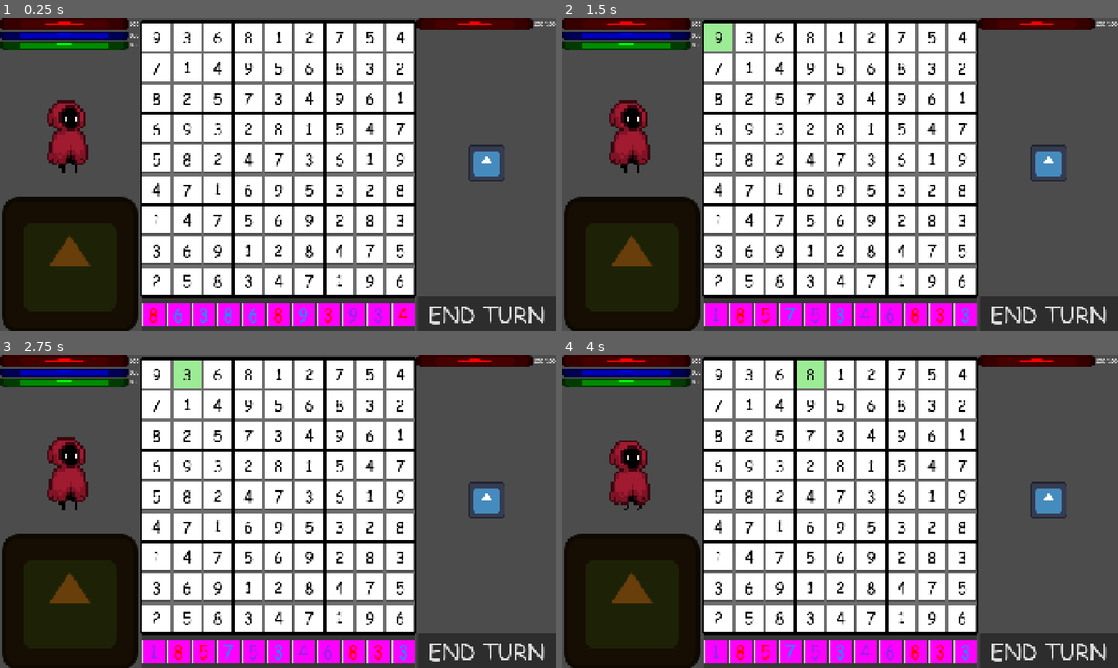
Above: before the commit, frames 1-4 (two rows, left to right).
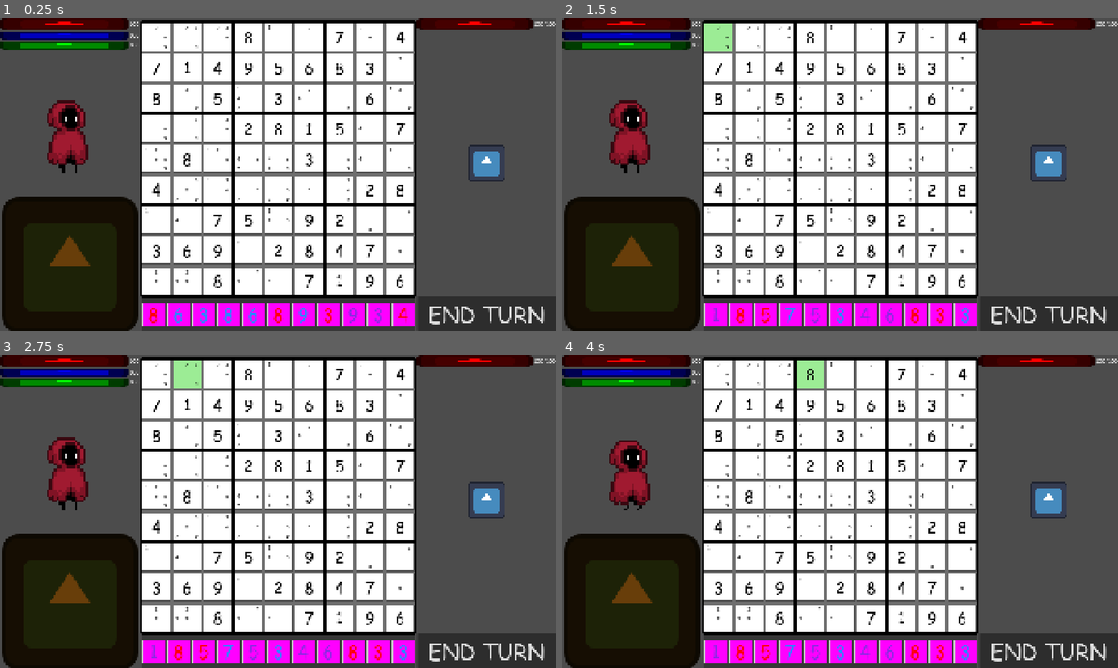
Above: after the commit, the same moments.

Repository: akm109/project_fortune
Game: Godot game, scene res://Scene/World/battle_ground.tscn
Two runs of this game, one before a commit and one after it. Both use one fixed random seed, a clock stepped at 60 frames per second and the inputs below. This scene is started directly instead of the project's main scene. The engine's default icon, where the game draws it, is replaced by a stand-in: a white triangle on a blue panel in a dark square.
Inputs:
- Up to frame 1 (0.25 s): no input
- Up to frame 2 (1.5 s): click "END TURN" at 0.5 s; click "1" at 1.25 s
- Up to frame 3 (2.75 s): click "1" at 2 s
- Up to frame 4 (4 s): click "1" at 2.75 s; click "1" at 3.5 s

The runs differ from the first frame. In frame 1, 1.4% of the frame differs, in the area x 26-74%, y 2-87%; in frame 2, 1.4%; in frame 3, 1.4%; in frame 4, 1.4%.

Commit message:
Nothhing

Diff:
--- a/AlgorithmX.gd
+++ b/AlgorithmX.gd
@@ -1,4 +1,9 @@
 extends Node
+
+
+func _ready() -> void:
+	pass
+
 
 
 func extract_intersects(rows, cols, base_row)-> Array:
@@ -24,6 +29,27 @@
 	if cols.is_empty():
 		return cover
 	else:
-		var m
-		var c
-		for subset in cols()
+		var c = find_min(cols)
+		for subset in cols:
+			cover.push_back(subset)
+			var buf_cols = extract_intersects(rows,cols,subset)
+			var s = algorithm_x(rows,cols,cover)
+
+			if s == []:
+				return s
+			restore_intersect(rows,cols,subset,buf_cols)
+			cover.pop_back()
+		return []
+
+
+func find_min(pong: Array[Array])-> int:
+	var index: int
+	var prev_counter: int = 0
+	for i in range(pong.size()):
+		var counter: int = 0
+		for j in range(pong[i].size()):
+			if pong[i][j] == 0:
+				counter +=1
+		if counter > prev_counter:
+			index = i
+	return index
--- a/Script/Singletone/global.gd
+++ b/Script/Singletone/global.gd
@@ -2,11 +2,12 @@
 
 
 var const_rocks: Array[Array]
-var bag_rocks: Array[Array]
+var bag_rocks: Array[Array] = []
 var types:Array[String]= ["attack","deffend","magic","special"]
 var hovered_cell: Cell
 var choosen_hint: int = -1
 var paint_mode: String = "none"
+var bag_is_empty: bool
 
 
 func _ready() -> void:
@@ -14,6 +15,8 @@
 		const_rocks = make_base_rock_set()
 		const_rocks.shuffle()
 	bag_rocks = const_rocks.duplicate(true)
+	if bag_rocks == []:
+		bag_is_empty = true
 
 
 func make_base_rock_set() -> Array[Array]:
--- a/Script/World/battle_ground.gd
+++ b/Script/World/battle_ground.gd
@@ -22,6 +22,8 @@
 	player.animation_player.play(&"idle")
 	lying_stones.resize(11)
 	var y_placement = (stone_container.get_rect().end - stone_container.get_rect().size/2).y
+	if Global.bag_is_empty:
+		return
 	for i in range(11):
 		var stone: Stone = stone_path.instantiate()
 		stone.assign_heritage()
@@ -82,14 +84,19 @@
 	if toggled_on:
 		pass
 
-# A button to thro stones back in bag and take new ones
+# A button to throw stones back in bag and take new ones from mentioned bag
 func _on_button_pressed() -> void:
 	Global.bag_rocks.append_array(lying_stones)
+	if Global.bag_is_empty:
+		return
 	lying_stones.clear()
 	lying_stones.resize(11)
 	for i in range(stones.size()):
 		var stone: Stone = stones[i]
-		stone.assign_heritage()
+		if await stone.assign_heritage() != "OK":
+			return
 		place_stones()
 		lying_stones[i]=[stone.heritage.number,stone.heritage.type]
 		stone.set_visible(true)
+	if Global.bag_rocks == []:
+		Global.bag_is_empty
--- a/Script/World/stone.gd
+++ b/Script/World/stone.gd
@@ -57,15 +57,22 @@
 		dropped.emit(self)
 
 
-func assign_heritage() -> void:
+func assign_heritage() -> String:
 	if not is_node_ready():
 		await ready                                                    # wait a little so nothing brokes when we trie to do smth
+	if Global.bag_rocks == []:
+		Global.bag_is_empty = true
+		return "There is no rocks!"
 	var choosen_rock = Global.bag_rocks.pick_random().duplicate()                    # I want marble just like yours but mine
 	Global.bag_rocks.erase(choosen_rock)
 	heritage.type = choosen_rock[1]
 	heritage.number = choosen_rock[0]
 	label.text = str(heritage.number)
 	match_color(heritage.type)                                         # Now stone looks just like that marble
+	if Global.bag_rocks == []:
+		Global.bag_is_empty = true
+		return "There is no more rocks!"
+	return "OK"
 
 
 func match_color(type:String):
--- a/Script/World/sudoku_container.gd
+++ b/Script/World/sudoku_container.gd
@@ -6,14 +6,14 @@
 @onready var undo_timer: Timer = $UndoTimer
 @onready var undo_cooldown_timer: Timer = $UndoCooldownTimer
 
+@export var difficulty: int = 40
 
 var true_solution:Array[Array]
 var solution:Array[Array]
 var reverse_solution:Array[Array]
 var reduced_solution:Array[Array]
 var cant_solve: Array[Array]
-var count: int = 50
-var bount: int = 0
+var count: int
 var cells:Array[Control]
 var highlighted_hint: int
 var all_white: bool
@@ -175,30 +175,14 @@
 	Global.choosen_hint = -1
 
 
-func reduct_numbers()-> bool:
-	var row:int = randi()%9
-	var col:int = randi()%9
-	for i in range(cant_solve.size()):
-		if not cant_solve[i].has(false):
-			for k in range(9):
-				for j in range(9):
-					cant_solve[k][j] = false
-			return true
-	while reduced_solution[row][col] == 0 or cant_solve[row][col]:                          # you cant delete nothingess
-		row = randi()%9
-		col = randi()%9
-	reduced_solution[row][col] = 0                                  # Finish him
-	solution = reduced_solution.duplicate(true)
-	reverse_solution = reduced_solution.duplicate(true)
-	solve()
-	reverse_solve()
-	if solution == reverse_solution and bount < count:
-		if reduct_numbers():
-			return true
-	cant_solve[row][col] = true
-	reduced_solution[row][col] = true_solution[row][col]
-	return false
-
+func reduct_numbers():
+	for i in range(difficulty):
+		var row:int = randi()%9
+		var col:int = randi()%9
+		while reduced_solution[row][col] == 0:                          # you cant delete nothingess
+			row = randi()%9
+			col = randi()%9
+		reduced_solution[row][col] = 0                                  # Finish him
 
 
 func assign_numbers()-> void:                                            # Show them what you got!
Binary file added: Image/Enemy/Idle-Sheet.png
Not shown, added: Image/Enemy/Idle-Sheet.png.import
